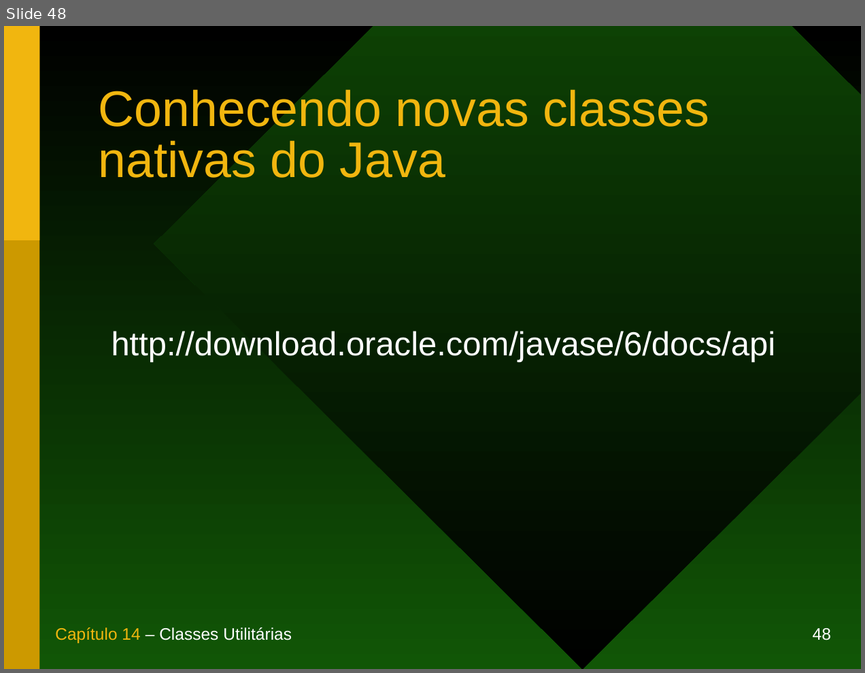
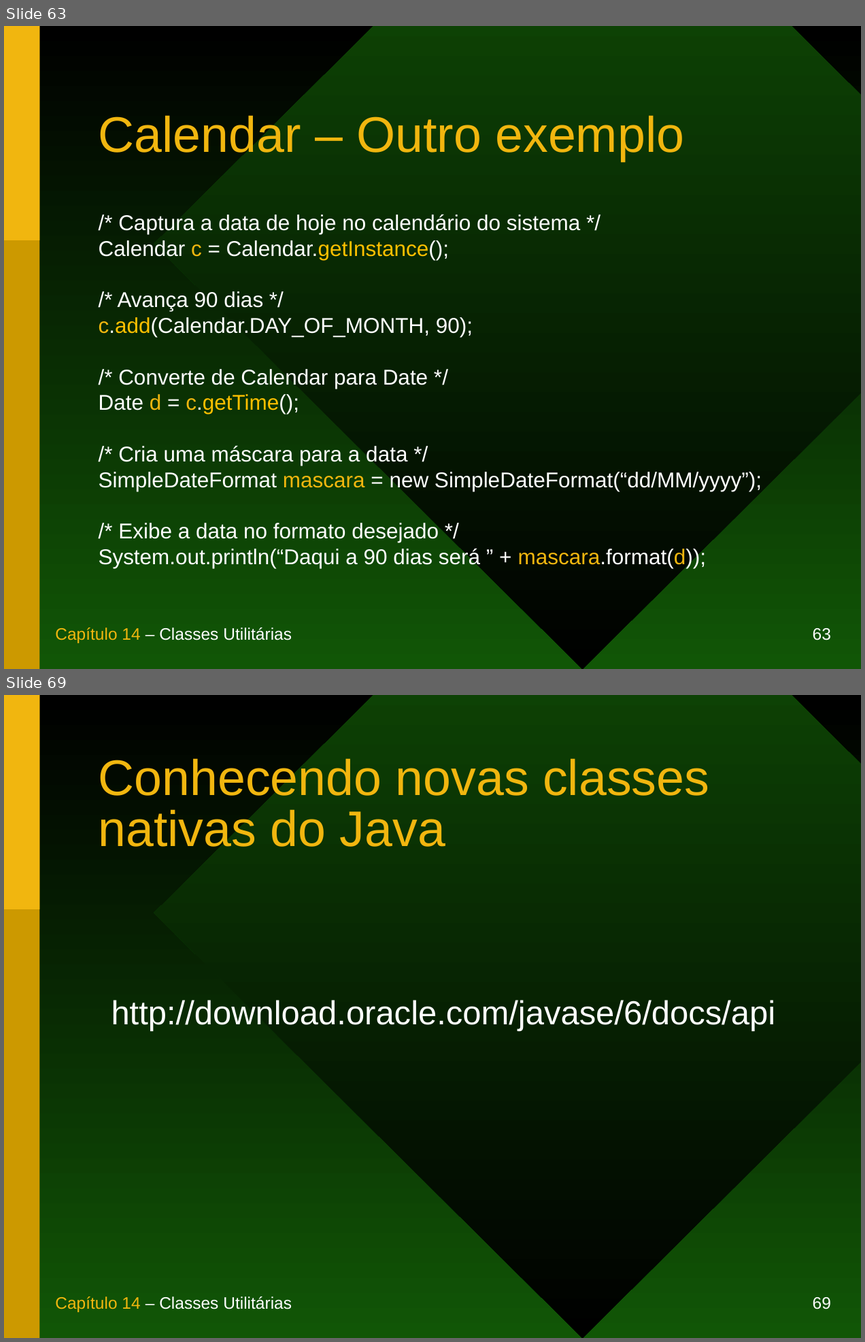
Before and after one commit to duchesqui/slzvieira-training, a slide deck: 1-Java-Programmer-Modulo-I/14.Capitulo14.ppt. Shown one above the other, each under a label of ours: slide 48 before the commit, slides 63 and 69 after it; the slides between them are not shown. The pictures are 865x673 and 865x1342 pixels, drawn with LibreOffice and Linux fonts; fonts in the diff are those of the drawing. Boxes give left, top, right and bottom in pixels: in the first picture for what was removed or moved away, otherwise in the second. Text is boxed around its words. In the diff, an @@ line names an element or a change of style, - is before the commit and + after.

```diff
--- a/1-Java-Programmer-Modulo-I/14.Capitulo14.ppt
+++ b/1-Java-Programmer-Modulo-I/14.Capitulo14.ppt
@@ slide 63 added at <box>4,26,861,669</box>, background gradient #000000 to #115606; not listed: 5 template elements that a slide beside it also shows @@
@@ title added at <box>99,112,684,161</box>, 42 pt, text #F1B60F @@
+Calendar – Outro exemplo
@@ text added at <box>99,214,762,568</box>, 18 pt, text #FFFFFF @@
+/* Captura a data de hoje no calendário do sistema */
+Calendar c = Calendar.getInstance();
+/* Avança 90 dias */
+c.add(Calendar.DAY_OF_MONTH, 90);
+/* Converte de Calendar para Date */
+Date d = c.getTime();
+/* Cria uma máscara para a data */
+SimpleDateFormat mascara = new SimpleDateFormat(“dd/MM/yyyy”);
+/* Exibe a data no formato desejado */
+System.out.println(“Daqui a 90 dias será ” + mascara.format(d));
@@ what was slide 48 is now slide 69 @@
@@ page number at <box>813,1297,831,1309</box>: text changed @@
-48
+69
```
Also in this commit, not shown: 2 slides changed, 20 other slides added.
